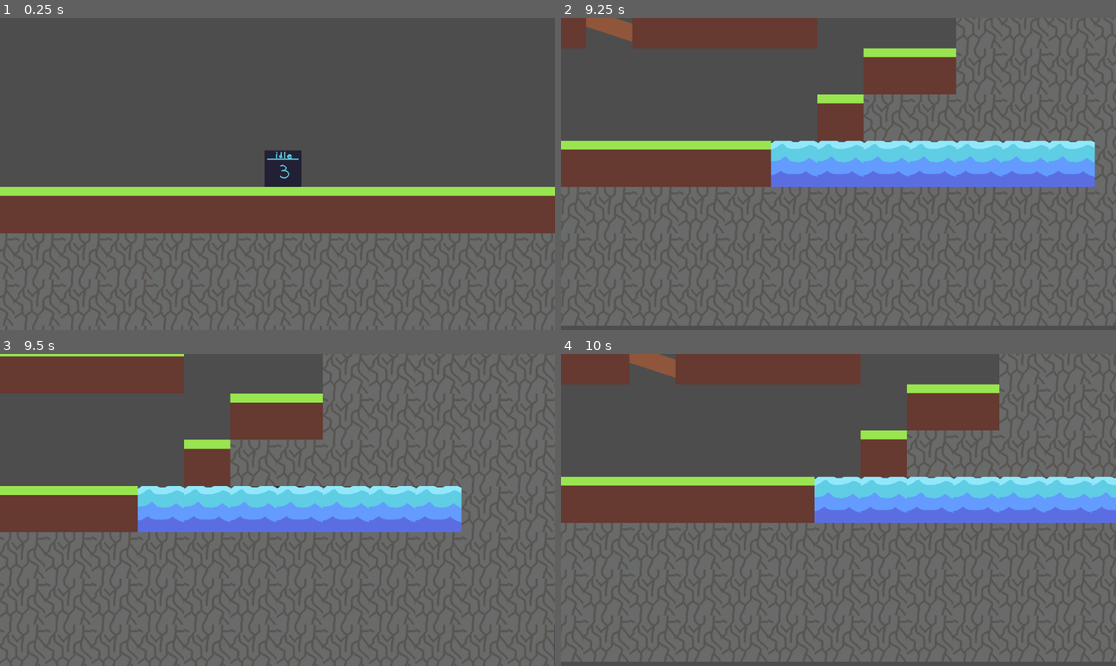
Above: before the commit, frames 1-4 (two rows, left to right).
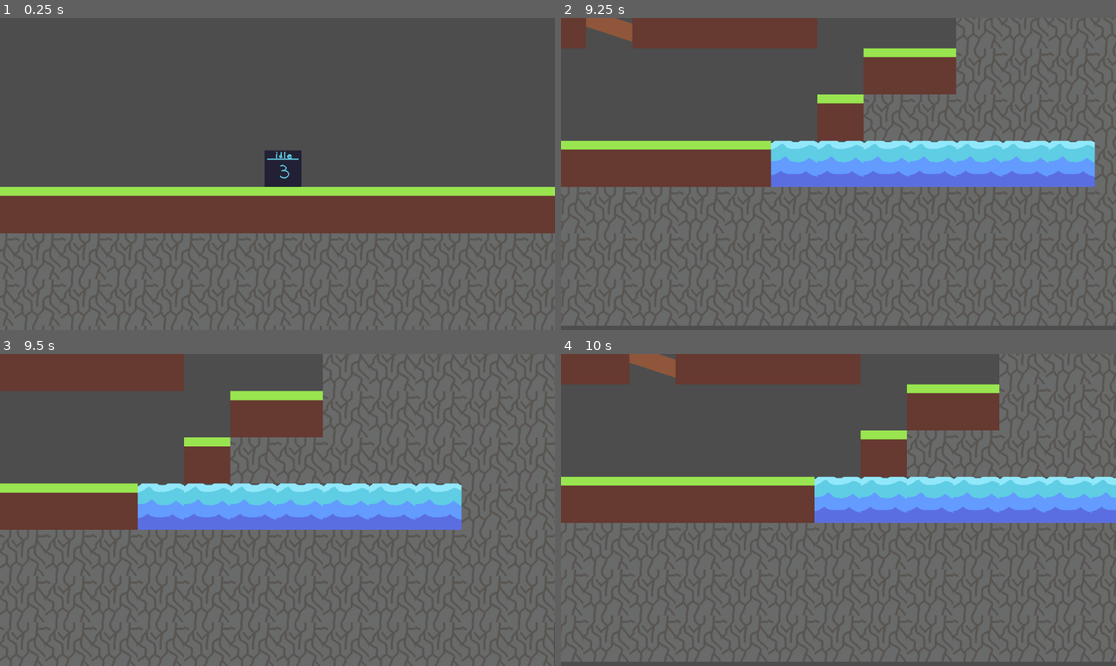
Above: after the commit, the same moments.

Repository: JSilva95307/GodotTechDemo
Game: Godot game, scene res://Scenes/level_1.tscn
Two runs of this game, one before a commit and one after it. Both use one fixed random seed, a clock stepped at 60 frames per second and the inputs below.
Inputs:
- Up to frame 1 (0.25 s): no input
- Up to frame 2 (9.25 s): hold Right (ui_right) 0.53-2.03 s; tap Space (Player_Jump) at 0.6, 0.77, 1.07, 1.35, 1.52, 1.82, 2.1, 2.85, 3.02, 3.32, 3.6, 3.77, 4.07, 4.35, 4.52, 4.82, 5.1, 5.85, 6.02, 6.32, 6.6, 6.77, 7.07, 7.35, 7.52, 7.82, 8.1, 8.85, 9.02 s; hold Left (ui_left) 2.03-2.78 s; hold Right (ui_right) 2.78-4.28 s; hold Left (ui_left) 4.28-5.03 s; hold Right (ui_right) 5.03-5.78 s; hold Left (ui_left) 5.78-7.28 s; hold Right (ui_right) from 7.28 s (still down)
- Up to frame 3 (9.5 s): keep holding Right (ui_right); tap Space (Player_Jump) at 9.32 s
- Up to frame 4 (10 s): release Right (ui_right) at 9.53 s; hold Left (ui_left) from 9.53 s (still down); tap Space (Player_Jump) at 9.6, 9.77 s

Frames 1-2 are identical in both runs. In frame 3, 4.1% of the frame differs, in the area x 0-100%, y 0-87%; in frame 4, nothing differs.

Commit message:
Updated Functionality
Changed the functionality to not have a weird potential slowdown if you let go of space when you're already falling down.

Diff:
--- a/Scenes/player.gd
+++ b/Scenes/player.gd
@@ -4,22 +4,25 @@
 const SPEED = 800.0
 const JUMP_VELOCITY = -1000.0
 var LetSpaceGo = false
+var ReachedApex = false
 func _physics_process(delta: float) -> void:
 
 	# Add the gravity.
 	if not is_on_floor():
 		velocity += get_gravity() * delta * 2
-
+	elif is_on_floor():
+		LetSpaceGo = false
+		ReachedApex = false
 
 	# Handle jump.
 	if Input.is_action_just_pressed("Player_Jump") and is_on_floor():
 		velocity.y = JUMP_VELOCITY
-		LetSpaceGo = false
 
 	# Handle Jump Height
-	if Input.is_action_just_released("Player_Jump") and !LetSpaceGo:
+	if Input.is_action_just_released("Player_Jump") and not LetSpaceGo and velocity.y <= 0:
 		velocity.y = 0 #get_real_velocity().y * 0.25;
 		LetSpaceGo = true
+		ReachedApex = true
 
 	# Get the input direction and handle the movement/deceleration.
 	# As good practice, you should replace UI actions with custom gameplay actions.
